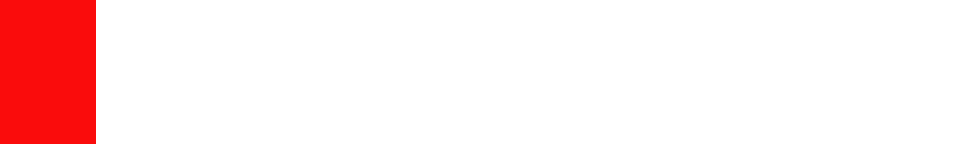
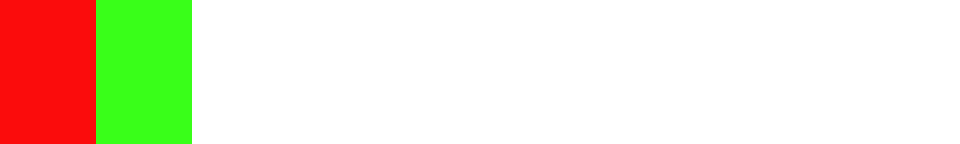
Layer changes from the first 960px x 144px image to the second:
added layer "cloaked" in group "idle" over <box>96,0,192,144</box>
